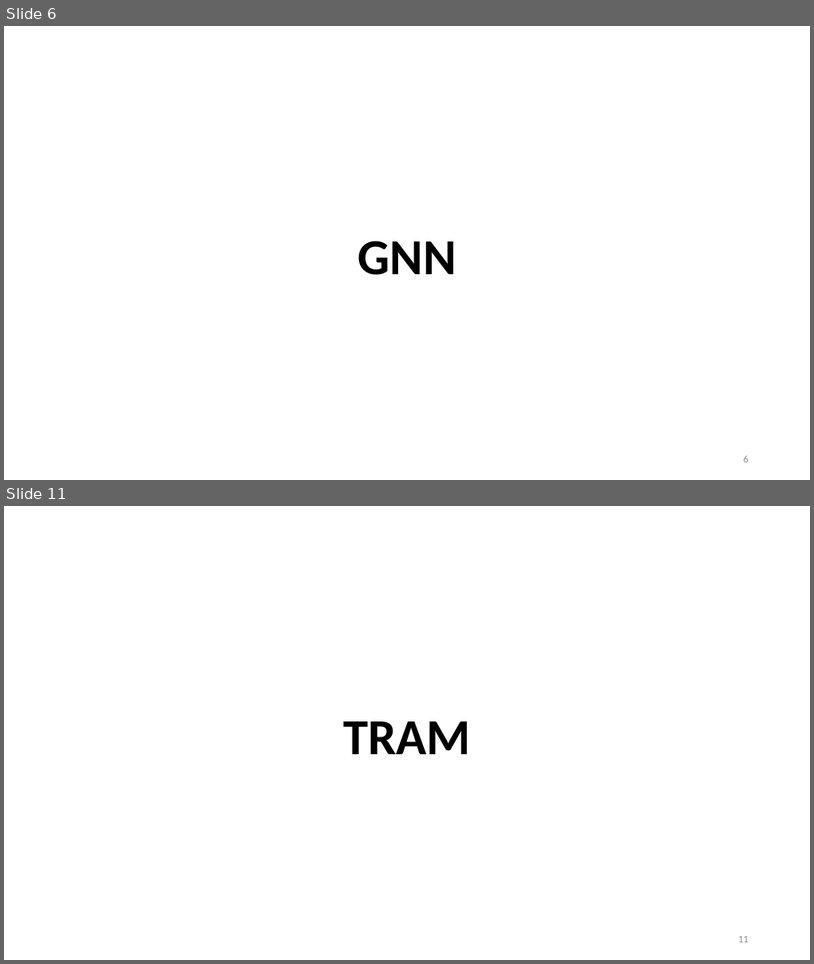
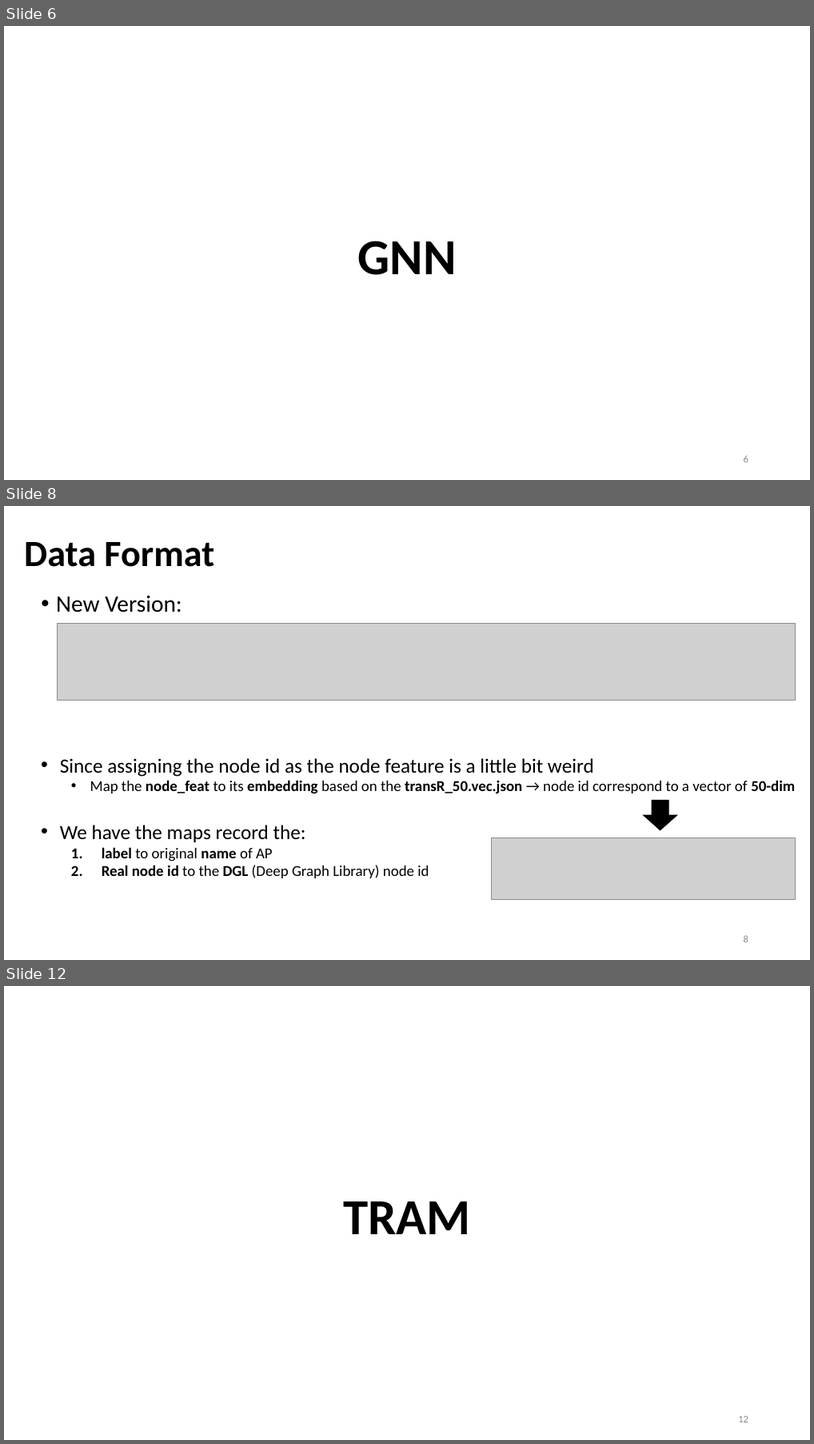
Before and after one commit to Bai1026/Intern-IIS, a slide deck: Meeting/Presentation_0809.pptx. Shown one above the other, each under a label of ours: slides 6 and 11 before the commit, slides 6, 8 and 12 after it; the slides between them are not shown. The pictures are 814x964 and 814x1444 pixels, drawn with LibreOffice and Linux fonts; fonts in the diff are those of the drawing; grey boxes stand for pictures. Boxes give left, top, right and bottom in pixels: in the first picture for what was removed or moved away, otherwise in the second. Text is boxed around its words. In the diff, an @@ line names an element or a change of style, - is before the commit and + after.

```diff
--- a/Meeting/Presentation_0809.pptx
+++ b/Meeting/Presentation_0809.pptx
@@ slide 8 added at bbox=[4, 506, 810, 960], background #FFFFFF @@
@@ title added at bbox=[24, 542, 214, 567], 44 pt, text #000000, bold @@
+Data Format
@@ text added at bbox=[56, 595, 182, 612], 28 pt, text #000000 @@
+• New Version:
@@ picture added at bbox=[58, 624, 796, 700] @@
@@ text added at bbox=[60, 758, 795, 878], 18 pt, text #000000 @@
+• Since assigning the node id as the node feature is a little bit weird
+  • Map the node_feat to its embedding based on the transR_50.vec.json → node id correspond to a vector of 50-dim
+• We have the maps record the:
+  1. label to original name of AP
+  2. Real node id to the DGL (Deep Graph Library) node id
@@ down arrow added at bbox=[644, 800, 678, 830], fill #000000, outline #000000 1 pt @@
@@ picture added at bbox=[491, 838, 796, 900] @@
@@ page number added at bbox=[744, 935, 749, 942], 12 pt, text #8C8C8C @@
+8
@@ what was slide 11 is now slide 12 @@
```
Also in this commit, not shown: 3 slides changed, 4 other slides added, 4 slides removed, 31 other files.
